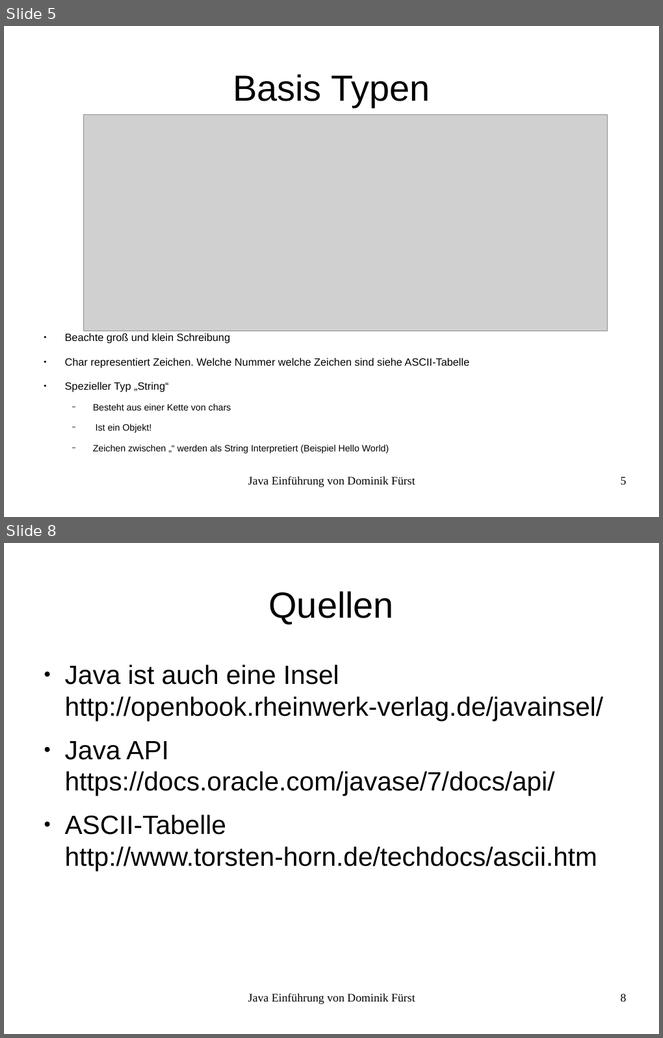
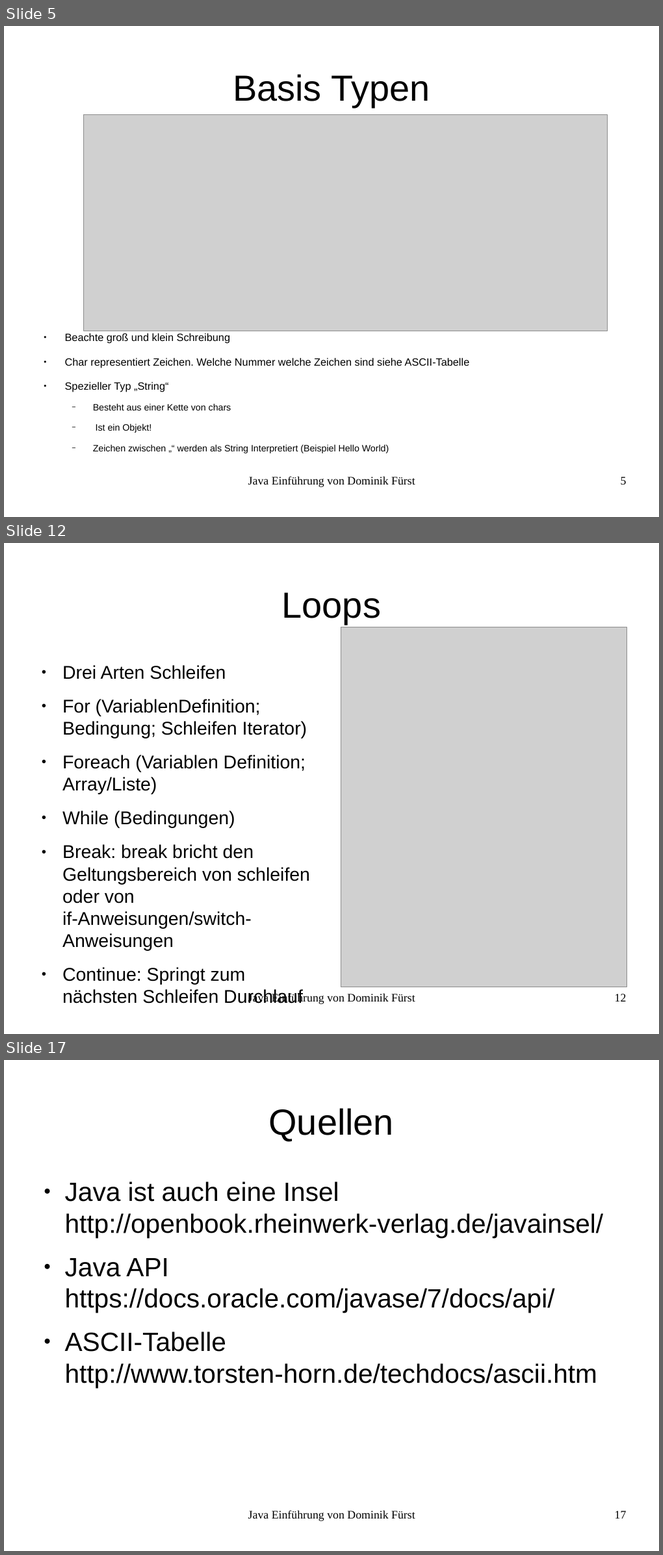
Before and after one commit to Trickels/JavaTutorial, a slide deck: LessonOne/Java_Präsentation.odp. Shown one above the other, each under a label of ours: slides 5 and 8 before the commit, slides 5, 12 and 17 after it; the slides between them are not shown. The pictures are 663x1038 and 663x1555 pixels, drawn with LibreOffice and Linux fonts; fonts in the diff are those of the drawing; grey boxes stand for pictures. Boxes give left, top, right and bottom in pixels: in the first picture for what was removed or moved away, otherwise in the second. Text is boxed around its words. In the diff, an @@ line names an element or a change of style, - is before the commit and + after.

```diff
--- a/LessonOne/Java_Präsentation.odp
+++ b/LessonOne/Java_Präsentation.odp
@@ slide 12 added at (x1=4, y1=543, x2=659, y2=1034), background #FFFFFF @@
@@ title added at (x1=282, y1=592, x2=381, y2=624), 44 pt, text #000000 @@
+Loops
@@ picture added at (x1=341, y1=627, x2=627, y2=988) @@
@@ text added at (x1=62, y1=665, x2=310, y2=1004), 22.4 pt, text #000000 @@
+● Drei Arten Schleifen
+● For (VariablenDefinition; Bedingung; Schleifen Iterator)
+● Foreach (Variablen Definition; Array/Liste)
+● While (Bedingungen)
+● Break: break bricht den Geltungsbereich von schleifen oder von if-Anweisungen/switch-Anweisungen
+● Continue: Springt zum nächsten Schleifen Durchlauf
@@ text added at (x1=248, y1=993, x2=415, y2=1005), 14 pt, text #000000 @@
+Java Einführung von Dominik Fürst
@@ page number added at (x1=615, y1=994, x2=627, y2=1002), 14 pt, text #000000 @@
+12
@@ what was slide 8 is now slide 17 @@
@@ page number at (x1=615, y1=1511, x2=627, y2=1519): text changed @@
-8
+17
```
Also in this commit, not shown: 3 slides changed, 8 other slides added, 6 other files.
